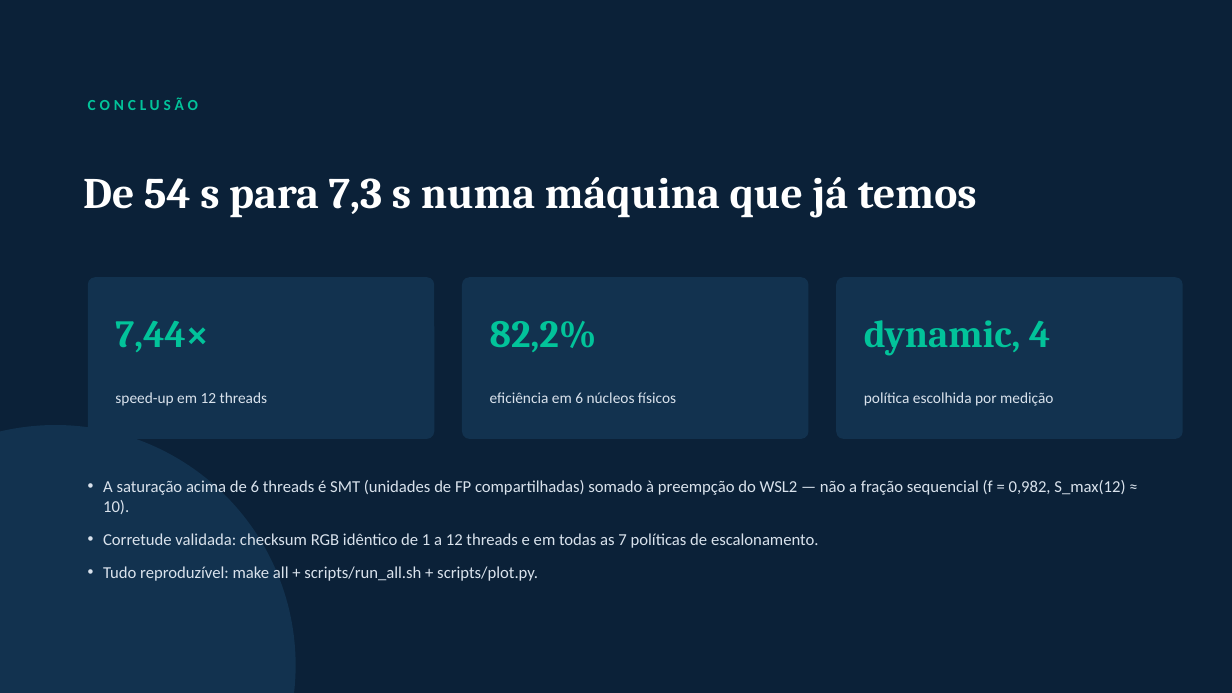
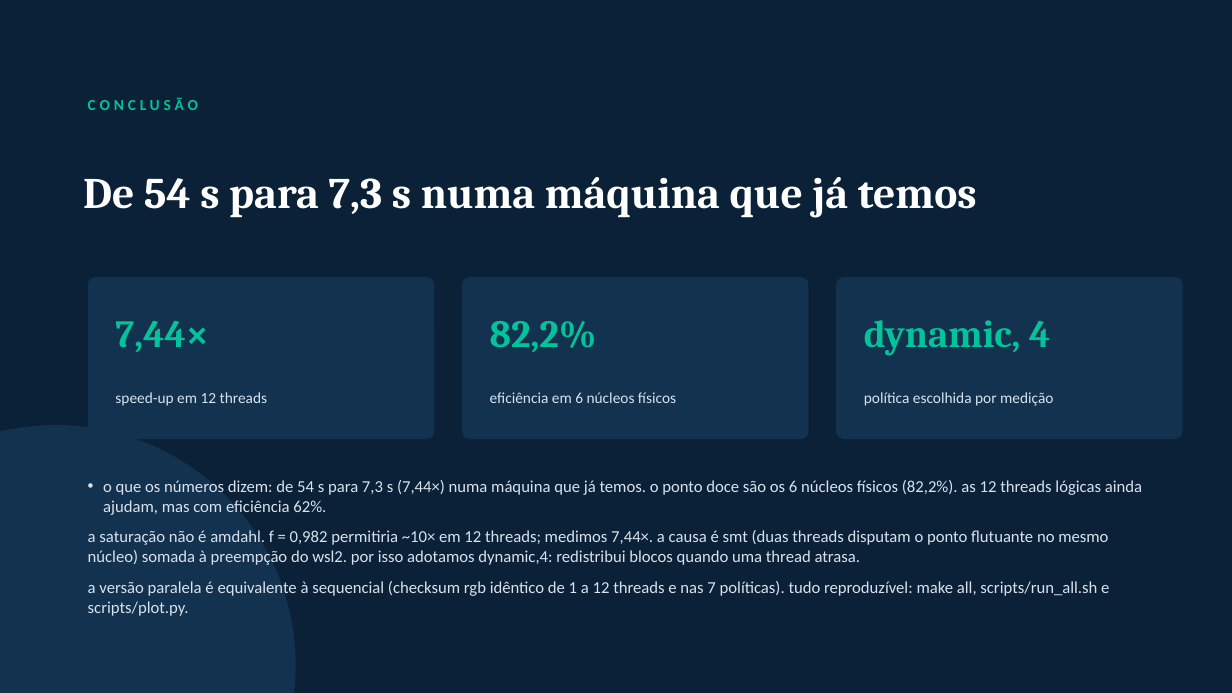
Before and after one commit to bengo501/T1-CompPar-ParalelizacaoDeUmaAplicacaoComOpenMP-, a slide deck: slide 11 of Apresentacao_T1_OpenMP.pptx (slide 9 before the commit). Drawn at 1232x693 pixels with LibreOffice and Linux fonts; fonts in the diff are those of the drawing. Boxes give left, top, right and bottom in pixels: in the first picture for what was removed or moved away, otherwise in the second. Text is boxed around its words. In the diff, an @@ line names an element or a change of style, - is before the commit and + after.

```diff
--- a/Apresentacao_T1_OpenMP.pptx
+++ b/Apresentacao_T1_OpenMP.pptx
@@ text at [88,480,1142,616]: text changed @@
-• A saturação acima de 6 threads é SMT (unidades de FP compartilhadas) somado à preempção do WSL2 — não a fração sequencial (f = 0,982, S_max(12) ≈ 10).
-• Corretude validada: checksum RGB idêntico de 1 a 12 threads e em todas as 7 políticas de escalonamento.
-• Tudo reproduzível: make all + scripts/run_all.sh + scripts/plot.py.
+• o que os números dizem: de 54 s para 7,3 s (7,44×) numa máquina que já temos. o ponto doce são os 6 núcleos físicos (82,2%). as 12 threads lógicas ainda ajudam, mas com eficiência 62%.
+a saturação não é amdahl. f = 0,982 permitiria ~10× em 12 threads; medimos 7,44×. a causa é smt (duas threads disputam o ponto flutuante no mesmo núcleo) somada à preempção do wsl2. por isso adotamos dynamic,4: redistribui blocos quando uma thread atrasa.
+a versão paralela é equivalente à sequencial (checksum rgb idêntico de 1 a 12 threads e nas 7 políticas). tudo reproduzível: make all, scripts/run_all.sh e scripts/plot.py.
```
Also in this commit, not shown: 6 other slides changed, 3 slides added, 1 slide removed, 56 other files.
